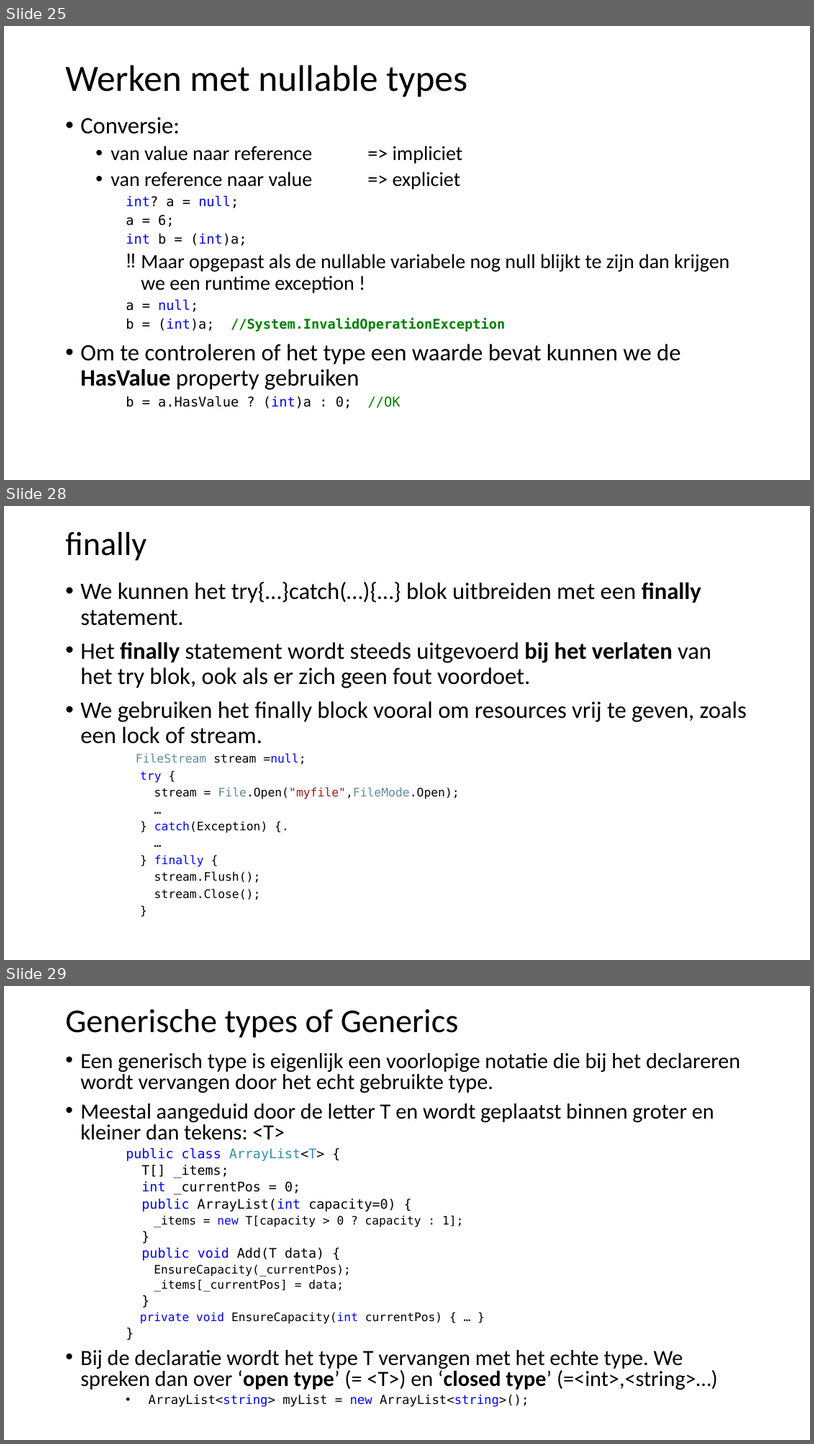
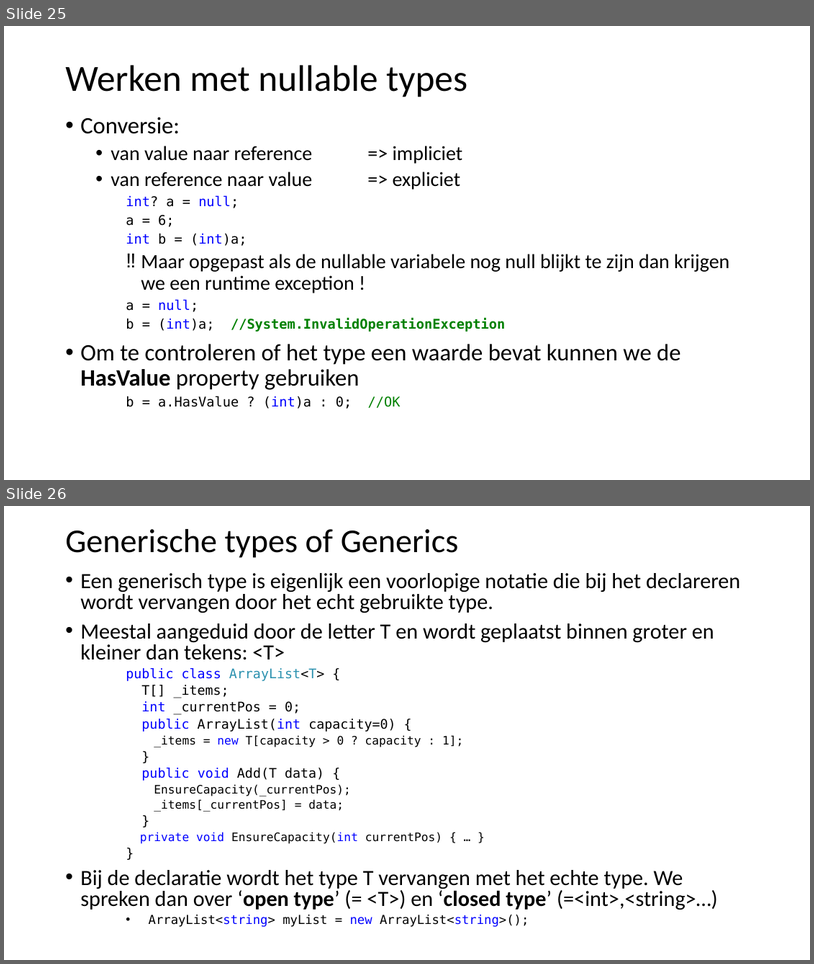
Before and after one commit to filipgeens/Syntra2020, a slide deck: Cursus/BasisCSharp-OO.pptx. Shown one above the other, each under a label of ours: slides 25, 28 and 29 before the commit, slides 25 and 26 after it; the slides between them are not shown. The pictures are 814x1444 and 814x964 pixels, drawn with LibreOffice and Linux fonts; fonts in the diff are those of the drawing. Boxes give left, top, right and bottom in pixels: in the first picture for what was removed or moved away, otherwise in the second. Text is boxed around its words. In the diff, an @@ line names an element or a change of style, - is before the commit and + after.

```diff
--- a/Cursus/BasisCSharp-OO.pptx
+++ b/Cursus/BasisCSharp-OO.pptx
@@ slide 28 removed at (x1=4, y1=506, x2=810, y2=960), background #FFFFFF @@
@@ title removed at (x1=65, y1=532, x2=147, y2=561) @@
-finally
@@ text removed at (x1=80, y1=582, x2=747, y2=900) @@
-• We kunnen het try{…}catch(…){…} blok uitbreiden met een finally statement.
-• Het finally statement wordt steeds uitgevoerd bij het verlaten van het try blok, ook als er zich geen fout voordoet.
-• We gebruiken het finally block vooral om resources vrij te geven, zoals een lock of stream.
-    FileStream stream =null;
-    try {
-    stream = File.Open("myfile",FileMode.Open);
-    …
-    } catch(Exception) {.
-    …
-    } finally {
-    stream.Flush();
-    stream.Close();
-    }
@@ what was slide 29 is now slide 26 @@
```
Also in this commit, not shown: 2 other slides removed, 1 other file.
